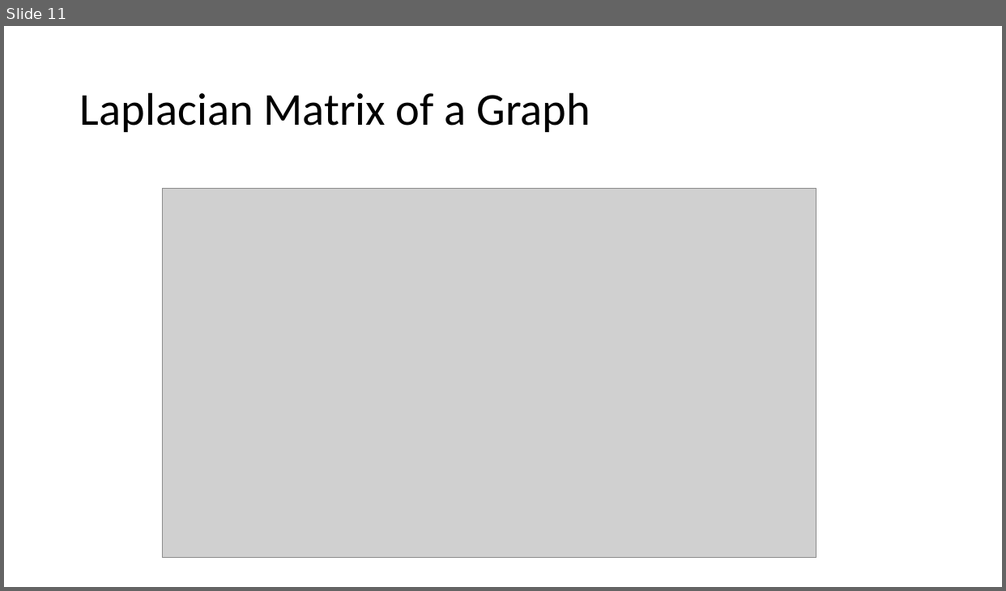
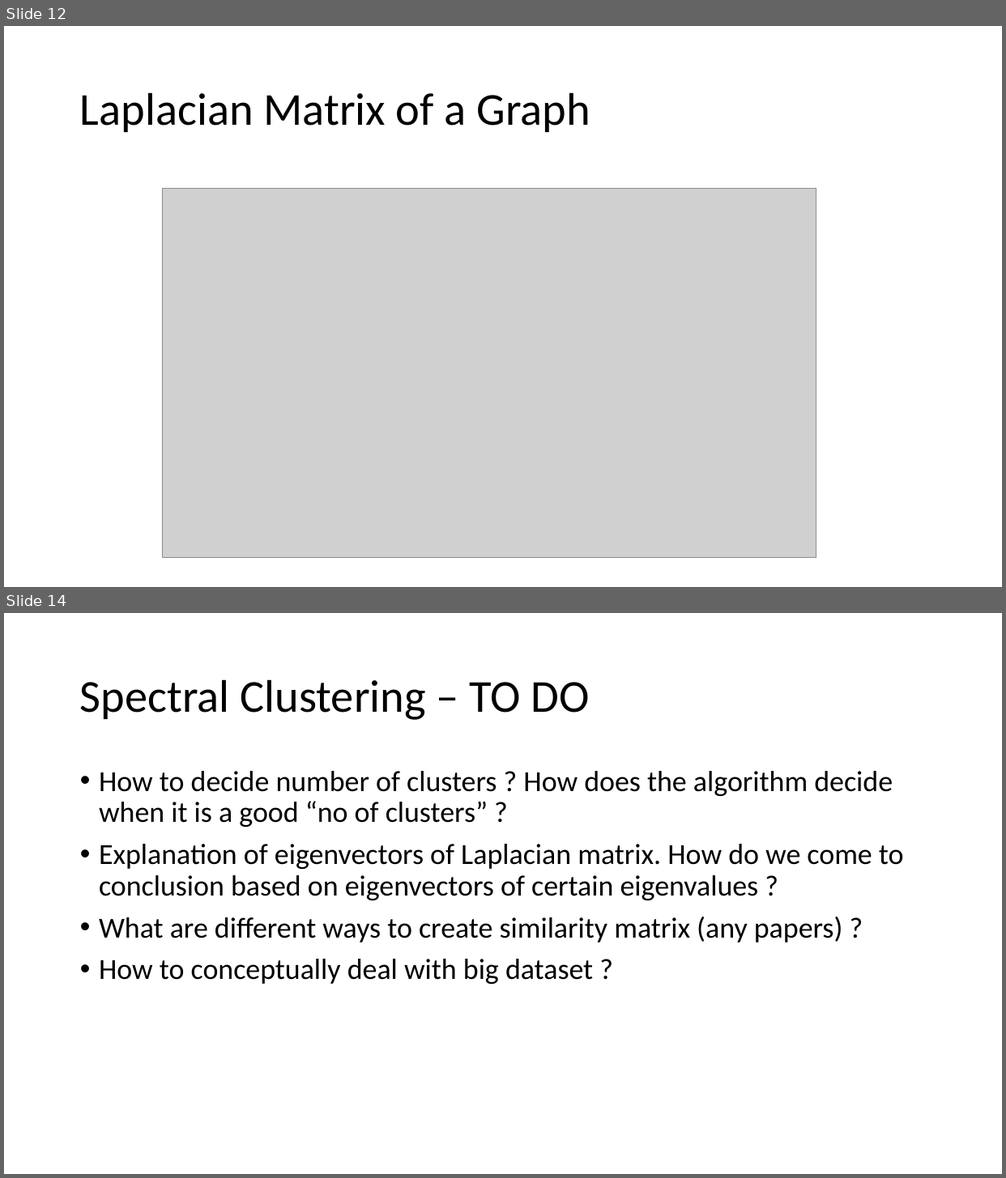
Before and after one commit to Kanchanfisky/SpectralClustering, a slide deck: Spectral Clustering.pptx. Shown one above the other, each under a label of ours: slide 11 before the commit, slides 12 and 14 after it; the slides between them are not shown. The pictures are 1006x591 and 1006x1178 pixels, drawn with LibreOffice and Linux fonts; fonts in the diff are those of the drawing; grey boxes stand for pictures. Boxes give left, top, right and bottom in pixels: in the first picture for what was removed or moved away, otherwise in the second. Text is boxed around its words. In the diff, an @@ line names an element or a change of style, - is before the commit and + after.

Commit message:
added spectral clustering algorithm

```diff
--- a/Spectral Clustering.pptx
+++ b/Spectral Clustering.pptx
@@ slide 14 added at bbox=[4, 613, 1002, 1174], background #FFFFFF @@
@@ title added at bbox=[80, 679, 590, 720], 44 pt, text #000000 @@
+Spectral Clustering – TO DO
@@ text added at bbox=[99, 771, 904, 984], 28 pt, text #000000 @@
+• How to decide number of clusters ? How does the algorithm decide when it is a good “no of clusters” ?
+• Explanation of eigenvectors of Laplacian matrix. How do we come to conclusion based on eigenvectors of certain eigenvalues ?
+• What are different ways to create similarity matrix (any papers) ?
+• How to conceptually deal with big dataset ?
@@ what was slide 11 is now slide 12 @@
```
Also in this commit, not shown: 11 slides changed, 5 other slides added, 3 slides removed, 1 other file.
